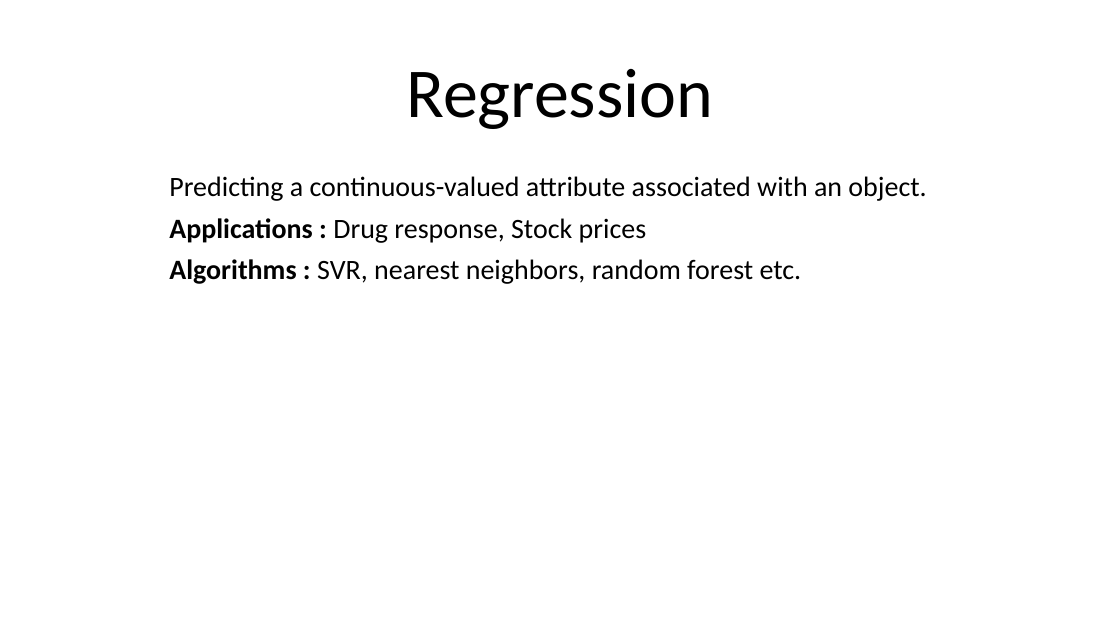
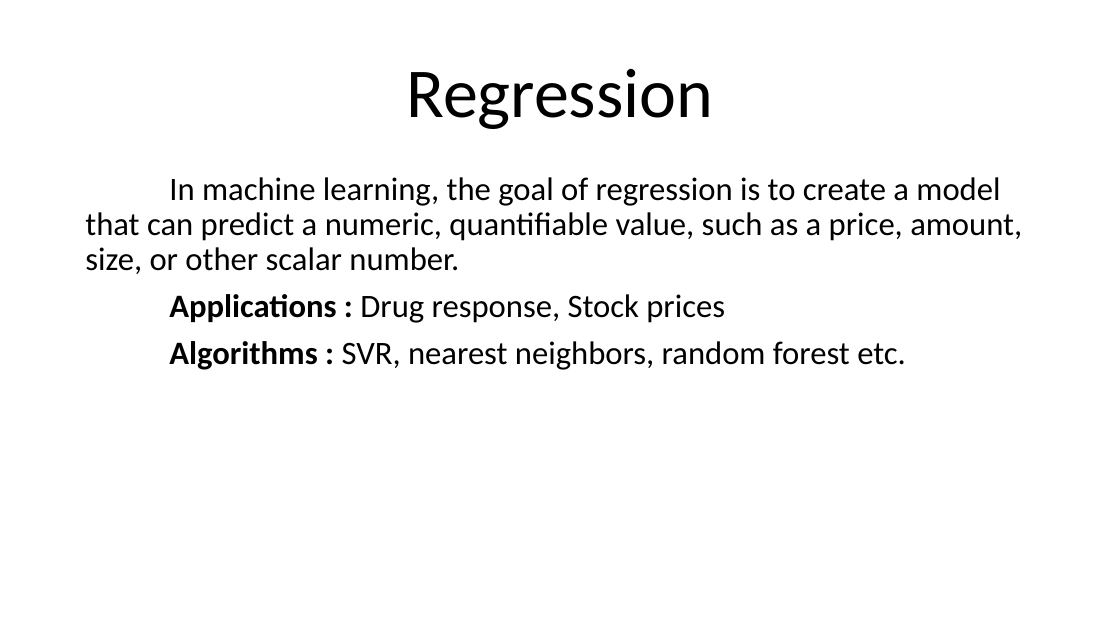
Before and after one commit to SanjayKannan24/Scikit-Learn, a slide deck: slide 2 of Scikit-Learn.pptx. Drawn at 1120x630 pixels with LibreOffice and Linux fonts; fonts in the diff are those of the drawing. Boxes give left, top, right and bottom in pixels: in the first picture for what was removed or moved away, otherwise in the second. Text is boxed around its words. In the diff, an @@ line names an element or a change of style, - is before the commit and + after.

Commit message:
Linear Regression

```diff
--- a/Scikit-Learn.pptx
+++ b/Scikit-Learn.pptx
@@ text at (x1=85, y1=177, x2=1022, y2=274): text changed; size 24 to 28 pt @@
-Predicting a continuous-valued attribute associated with an object.
+In machine learning, the goal of regression is to create a model that can predict a numeric, quantifiable value, such as a price, amount, size, or other scalar number.
@@ text at (x1=169, y1=294, x2=906, y2=370): size 24 to 28 pt in "Applications : Drug response, Stock prices", "Algorithms : SVR, nearest neighbors, random forest ..." @@
```
Also in this commit, not shown: 1 slide added, 2 other files.
